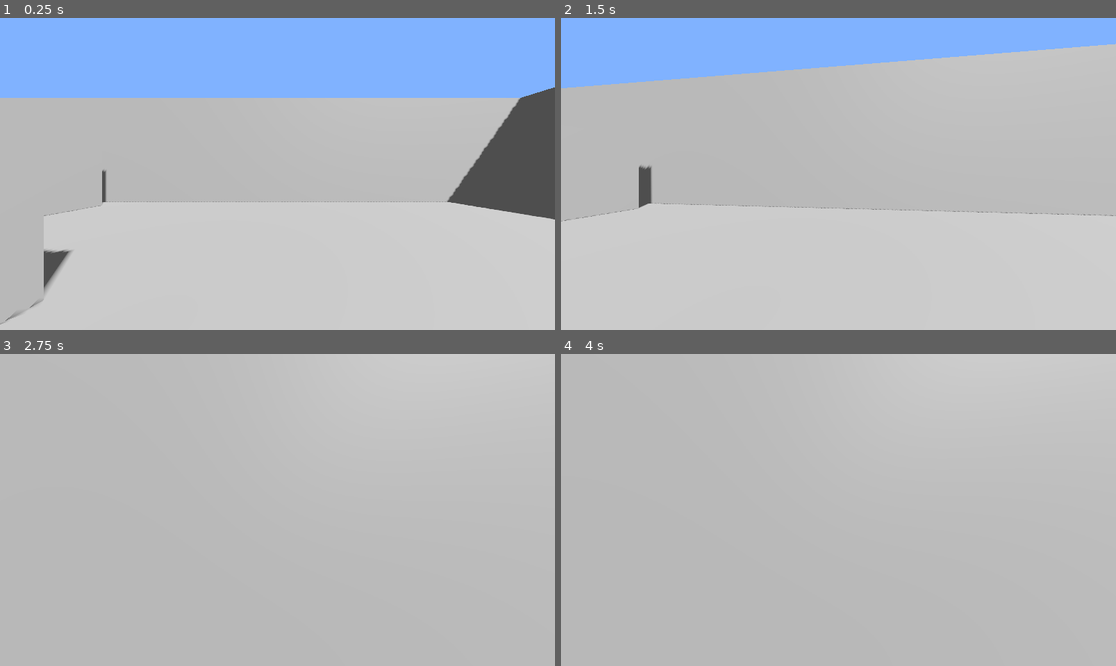
Above: before the commit, frames 1-4 (two rows, left to right).
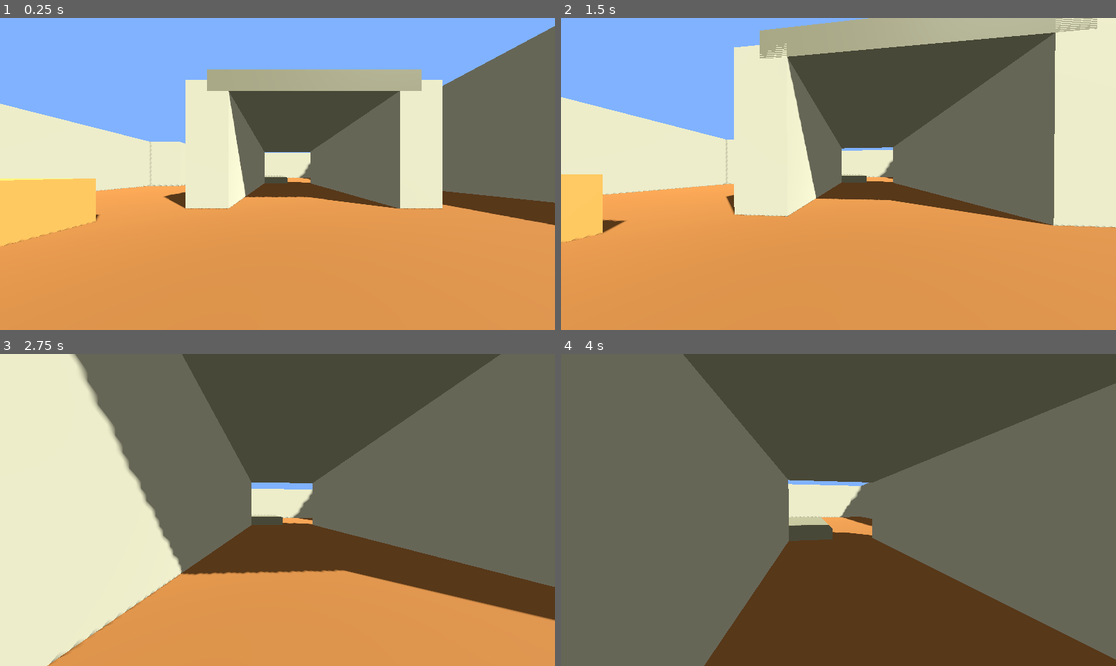
Above: after the commit, the same moments.

Repository: HassanNawazHiraj/project-fps
Game: Godot game, scene res://scenes/main_level.tscn
The game is run twice, just before and just after one commit, with the same random seed, the same clock (stepped at 60 frames per second) and the same inputs.
Inputs (mouse positions are in pixels of both pictures, inside the frame that each line leads up to):
- Up to frame 1 (0.25 s): no input
- Up to frame 2 (1.5 s): tap Enter (ui_accept) at 0.5, 0.77 s; move the mouse to (866, 174) at 0.52 s; hold Ctrl (crouch) 0.53-1.28 s; hold W (move_forward) from 0.53 s (still down); move the mouse to (810, 174) at 1.27 s; tap Shift (run) at 1.35 s
- Up to frame 3 (2.75 s): keep holding W (move_forward); tap Enter (ui_accept) at 1.52 s; move the mouse to (288, 503) at 2.02 s; hold Ctrl (crouch) from 2.03 s (still down)
- Up to frame 4 (4 s): keep holding W (move_forward); move the mouse to (832, 516) at 2.77 s; release Ctrl (crouch) at 2.78 s; tap Shift (run) at 2.85 s; tap Enter (ui_accept) at 3.02, 3.77 s; move the mouse to (877, 513) at 3.52 s; hold Ctrl (crouch) from 3.53 s (still down)

The runs differ from the first frame. In frame 1, 77% of the frame differs, in the area x 0-100%, y 2-100%; in frame 2, 93%; in frame 3, 100%; in frame 4, 100%, in the area x 0-100%, y 0-100%.

Commit message:
map complete

Diff:
--- a/scenes/main_level.tscn
+++ b/scenes/main_level.tscn
@@ -9,6 +9,27 @@
 ambient_light_color = Color(1, 1, 1, 1)
 ambient_light_energy = 0.3
 
+[sub_resource type="StandardMaterial3D" id="GroundMaterial"]
+albedo_color = Color(0.6, 0.4, 0.2, 1)
+roughness = 0.8
+
+[sub_resource type="StandardMaterial3D" id="WallMaterial"]
+albedo_color = Color(0.7, 0.7, 0.6, 1)
+roughness = 0.9
+
+[sub_resource type="StandardMaterial3D" id="PlatformMaterial"]
+albedo_color = Color(0.5, 0.5, 0.4, 1)
+roughness = 0.7
+
+[sub_resource type="StandardMaterial3D" id="CoverMaterial"]
+albedo_color = Color(0.8, 0.6, 0.3, 1)
+roughness = 0.6
+
+[sub_resource type="StandardMaterial3D" id="MetalMaterial"]
+albedo_color = Color(0.4, 0.4, 0.5, 1)
+metallic = 0.8
+roughness = 0.3
+
 [node name="MainLevel" type="Node3D"]
 
 [node name="WorldEnvironment" type="WorldEnvironment" parent="."]
@@ -19,10 +40,11 @@
 shadow_enabled = true
 
 [node name="Player" parent="." instance=ExtResource("1_k8m4x")]
-transform = Transform3D(1, 0, 0, 0, 1, 0, 0, 0, 1, 0, 2, 0)
+transform = Transform3D(1, 0, 0, 0, 1, 0, 0, 0, 1, 33.2881, 2, 12.2776)
 
 [node name="Ground" type="CSGBox3D" parent="."]
 transform = Transform3D(1, 0, 0, 0, 1, 0, 0, 0, 1, 0, -1, 0)
+material_override = SubResource("GroundMaterial")
 use_collision = true
 size = Vector3(100, 2, 100)
 
@@ -30,21 +52,25 @@
 
 [node name="OuterWallNorth" type="CSGBox3D" parent="Walls"]
 transform = Transform3D(1, 0, 0, 0, 1, 0, 0, 0, 1, 0, 5, 50)
+material_override = SubResource("WallMaterial")
 use_collision = true
 size = Vector3(100, 10, 2)
 
 [node name="OuterWallSouth" type="CSGBox3D" parent="Walls"]
 transform = Transform3D(1, 0, 0, 0, 1, 0, 0, 0, 1, 0, 5, -50)
+material_override = SubResource("WallMaterial")
 use_collision = true
 size = Vector3(100, 10, 2)
 
 [node name="OuterWallEast" type="CSGBox3D" parent="Walls"]
 transform = Transform3D(1, 0, 0, 0, 1, 0, 0, 0, 1, 50, 5, 0)
+material_override = SubResource("WallMaterial")
 use_collision = true
 size = Vector3(2, 10, 100)
 
 [node name="OuterWallWest" type="CSGBox3D" parent="Walls"]
 transform = Transform3D(1, 0, 0, 0, 1, 0, 0, 0, 1, -50, 5, 0)
+material_override = SubResource("WallMaterial")
 use_collision = true
 size = Vector3(2, 10, 100)
 
@@ -52,6 +78,7 @@
 
 [node name="ASitePlatform" type="CSGBox3D" parent="ASite"]
 transform = Transform3D(1, 0, 0, 0, 1, 0, 0, 0, 1, -25, 1, 25)
+material_override = SubResource("PlatformMaterial")
 use_collision = true
 size = Vector3(25, 2, 25)
 
@@ -59,11 +86,13 @@
 
 [node name="ABox1" type="CSGBox3D" parent="ASite/ASiteBoxes"]
 transform = Transform3D(1, 0, 0, 0, 1, 0, 0, 0, 1, -30, 2, 30)
+material_override = SubResource("CoverMaterial")
 use_collision = true
 size = Vector3(3, 2, 3)
 
 [node name="ABox2" type="CSGBox3D" parent="ASite/ASiteBoxes"]
 transform = Transform3D(1, 0, 0, 0, 1, 0, 0, 0, 1, -20, 2, 20)
+material_override = SubResource("CoverMaterial")
 use_collision = true
 size = Vector3(2, 2, 4)
 
@@ -71,50 +100,47 @@
 
 [node name="LongAWall1" type="CSGBox3D" parent="LongA"]
 transform = Transform3D(1, 0, 0, 0, 1, 0, 0, 0, 1, -40, 3, 0)
+material_override = SubResource("WallMaterial")
 use_collision = true
 size = Vector3(2, 6, 30)
 
 [node name="LongAWall2" type="CSGBox3D" parent="LongA"]
 transform = Transform3D(1, 0, 0, 0, 1, 0, 0, 0, 1, -25, 3, -15)
+material_override = SubResource("WallMaterial")
 use_collision = true
 size = Vector3(30, 6, 2)
 
 [node name="Catwalk" type="Node3D" parent="."]
 
 [node name="CatwalkPlatform" type="CSGBox3D" parent="Catwalk"]
-transform = Transform3D(1, 0, 0, 0, 1, 0, 0, 0, 1, -15, 3, 25)
-use_collision = true
-size = Vector3(8, 1, 20)
-
-[node name="CatwalkSupport1" type="CSGBox3D" parent="Catwalk"]
-transform = Transform3D(1, 0, 0, 0, 1, 0, 0, 0, 1, -19, 1.5, 30)
-use_collision = true
-size = Vector3(1, 3, 1)
+transform = Transform3D(1, 0, 0, 0, 1, 0, 0, 0, 1, 20.0251, 2.69092, 17.1815)
+material_override = SubResource("MetalMaterial")
+use_collision = true
+size = Vector3(8, 0.381836, 20)
 
 [node name="CatwalkSupport2" type="CSGBox3D" parent="Catwalk"]
-transform = Transform3D(1, 0, 0, 0, 1, 0, 0, 0, 1, -11, 1.5, 30)
-use_collision = true
-size = Vector3(1, 3, 1)
-
-[node name="CatwalkSupport3" type="CSGBox3D" parent="Catwalk"]
-transform = Transform3D(1, 0, 0, 0, 1, 0, 0, 0, 1, -19, 1.5, 20)
-use_collision = true
-size = Vector3(1, 3, 1)
+transform = Transform3D(1, 0, 0, 0, 1, 0, 0, 0, 1, 23.428, 1.34125, 22.1815)
+material_override = SubResource("MetalMaterial")
+use_collision = true
+size = Vector3(1, 2.6825, 1)
 
 [node name="CatwalkSupport4" type="CSGBox3D" parent="Catwalk"]
-transform = Transform3D(1, 0, 0, 0, 1, 0, 0, 0, 1, -11, 1.5, 20)
-use_collision = true
-size = Vector3(1, 3, 1)
+transform = Transform3D(1, 0, 0, 0, 1, 0, 0, 0, 1, 23.428, 1.32867, 12.1815)
+material_override = SubResource("MetalMaterial")
+use_collision = true
+size = Vector3(1, 2.65735, 1)
 
 [node name="Mid" type="Node3D" parent="."]
 
 [node name="MidWall1" type="CSGBox3D" parent="Mid"]
 transform = Transform3D(1, 0, 0, 0, 1, 0, 0, 0, 1, 0, 3, -10)
+material_override = SubResource("WallMaterial")
 use_collision = true
 size = Vector3(40, 6, 2)
 
 [node name="MidWall2" type="CSGBox3D" parent="Mid"]
 transform = Transform3D(1, 0, 0, 0, 1, 0, 0, 0, 1, 15, 3, 5)
+material_override = SubResource("WallMaterial")
 use_collision = true
 size = Vector3(2, 6, 30)
 
@@ -122,28 +148,27 @@
 
 [node name="MidBox1" type="CSGBox3D" parent="Mid/MidBoxes"]
 transform = Transform3D(1, 0, 0, 0, 1, 0, 0, 0, 1, -5, 1, 0)
+material_override = SubResource("CoverMaterial")
 use_collision = true
 size = Vector3(4, 2, 4)
 
 [node name="MidBox2" type="CSGBox3D" parent="Mid/MidBoxes"]
-transform = Transform3D(1, 0, 0, 0, 1, 0, 0, 0, 1, 5, 1, 5)
-use_collision = true
-size = Vector3(3, 2, 3)
+transform = Transform3D(1, 0, 0, 0, 1, 0, 0, 0, 1, 25.5998, 0.736572, 8.47319)
+material_override = SubResource("CoverMaterial")
+use_collision = true
+size = Vector3(3, 1.47314, 3)
 
 [node name="BSite" type="Node3D" parent="."]
 
 [node name="BSitePlatform" type="CSGBox3D" parent="BSite"]
 transform = Transform3D(1, 0, 0, 0, 1, 0, 0, 0, 1, 25, 0.5, -25)
+material_override = SubResource("PlatformMaterial")
 use_collision = true
 size = Vector3(20, 1, 20)
-
-[node name="BSiteWall1" type="CSGBox3D" parent="BSite"]
-transform = Transform3D(1, 0, 0, 0, 1, 0, 0, 0, 1, 35, 3, -15)
-use_collision = true
-size = Vector3(2, 6, 20)
 
 [node name="BSiteWall2" type="CSGBox3D" parent="BSite"]
 transform = Transform3D(1, 0, 0, 0, 1, 0, 0, 0, 1, 25, 3, -35)
+material_override = SubResource("WallMaterial")
 use_collision = true
 size = Vector3(20, 6, 2)
 
@@ -151,76 +176,52 @@
 
 [node name="BTunnelWall1" type="CSGBox3D" parent="BTunnels"]
 transform = Transform3D(1, 0, 0, 0, 1, 0, 0, 0, 1, 30, 3, -5)
+material_override = SubResource("WallMaterial")
 use_collision = true
 size = Vector3(2, 6, 20)
 
 [node name="BTunnelWall2" type="CSGBox3D" parent="BTunnels"]
 transform = Transform3D(1, 0, 0, 0, 1, 0, 0, 0, 1, 40, 3, -5)
+material_override = SubResource("WallMaterial")
 use_collision = true
 size = Vector3(2, 6, 20)
 
 [node name="BTunnelCeiling" type="CSGBox3D" parent="BTunnels"]
 transform = Transform3D(1, 0, 0, 0, 1, 0, 0, 0, 1, 35, 6, -5)
+material_override = SubResource("PlatformMaterial")
 use_collision = true
 size = Vector3(10, 1, 20)
 
 [node name="UpperTunnels" type="Node3D" parent="."]
 
 [node name="UpperTunnelPlatform" type="CSGBox3D" parent="UpperTunnels"]
-transform = Transform3D(1, 0, 0, 0, 1, 0, 0, 0, 1, 10, 4, -20)
+transform = Transform3D(1, 0, 0, 0, 1, 0, 0, 0, 1, -37.5689, 0.0700674, -21.1744)
+material_override = SubResource("PlatformMaterial")
 use_collision = true
 size = Vector3(15, 1, 10)
 
 [node name="UpperTunnelWall1" type="CSGBox3D" parent="UpperTunnels"]
-transform = Transform3D(1, 0, 0, 0, 1, 0, 0, 0, 1, 2.5, 6, -20)
+transform = Transform3D(1, 0, 0, 0, 1, 0, 0, 0, 1, -45.0689, 2.07007, -21.1744)
+material_override = SubResource("WallMaterial")
 use_collision = true
 size = Vector3(1, 4, 10)
 
 [node name="UpperTunnelWall2" type="CSGBox3D" parent="UpperTunnels"]
-transform = Transform3D(1, 0, 0, 0, 1, 0, 0, 0, 1, 17.5, 6, -20)
+transform = Transform3D(1, 0, 0, 0, 1, 0, 0, 0, 1, -30.0689, 2.07007, -21.1744)
+material_override = SubResource("WallMaterial")
 use_collision = true
 size = Vector3(1, 4, 10)
 
 [node name="ConnectingPaths" type="Node3D" parent="."]
 
-[node name="Path1" type="CSGBox3D" parent="ConnectingPaths"]
-transform = Transform3D(1, 0, 0, 0, 1, 0, 0, 0, 1, -10, 0.2, 10)
-use_collision = true
-size = Vector3(20, 0.4, 4)
-
-[node name="Path2" type="CSGBox3D" parent="ConnectingPaths"]
-transform = Transform3D(1, 0, 0, 0, 1, 0, 0, 0, 1, 20, 0.2, 10)
-use_collision = true
-size = Vector3(15, 0.4, 4)
-
 [node name="Ramps" type="Node3D" parent="."]
 
-[node name="RampToA" type="CSGBox3D" parent="Ramps"]
-transform = Transform3D(0.866025, 0.25, 0, -0.25, 0.866025, 0, 0, 0, 1, -20, 1.5, 15)
-use_collision = true
-size = Vector3(8, 1, 4)
-
 [node name="RampToB" type="CSGBox3D" parent="Ramps"]
-transform = Transform3D(0.866025, -0.25, 0, 0.25, 0.866025, 0, 0, 0, 1, 20, 2, -15)
-use_collision = true
-size = Vector3(10, 1, 4)
+transform = Transform3D(0.866025, -0.25, 0, 0.25, 0.866025, 0, 0, 0, 1, 22.2462, 2.64843, -15)
+use_collision = true
+size = Vector3(15.1874, 1, 4)
 
 [node name="Cover" type="Node3D" parent="."]
-
-[node name="Cover1" type="CSGBox3D" parent="Cover"]
-transform = Transform3D(1, 0, 0, 0, 1, 0, 0, 0, 1, -10, 1.5, -5)
-use_collision = true
-size = Vector3(2, 3, 6)
-
-[node name="Cover2" type="CSGBox3D" parent="Cover"]
-transform = Transform3D(1, 0, 0, 0, 1, 0, 0, 0, 1, 10, 1.5, 15)
-use_collision = true
-size = Vector3(4, 3, 2)
-
-[node name="Cover3" type="CSGBox3D" parent="Cover"]
-transform = Transform3D(1, 0, 0, 0, 1, 0, 0, 0, 1, 0, 1.5, 20)
-use_collision = true
-size = Vector3(6, 3, 2)
 
 [node name="Doorways" type="Node3D" parent="."]
 
--- a/scenes/player.tscn
+++ b/scenes/player.tscn
@@ -17,12 +17,11 @@
 shape = SubResource("CapsuleShape3D_1")
 
 [node name="MeshInstance3D" type="MeshInstance3D" parent="."]
+visible = false
 mesh = SubResource("CapsuleMesh_1")
-visible = false
 
 [node name="CameraPivot" type="Node3D" parent="."]
 transform = Transform3D(1, 0, 0, 0, 1, 0, 0, 0, 1, 0, 0.6, 0)
 
 [node name="Camera3D" type="Camera3D" parent="CameraPivot"]
-transform = Transform3D(1, 0, 0, 0, 1, 0, 0, 0, 1, 0, 0, 0)
 fov = 90.0
--- a/scripts/player.gd
+++ b/scripts/player.gd
@@ -6,9 +6,9 @@
 const CROUCH_SPEED = 2.5
 const JUMP_VELOCITY = 10.0
 const AIR_ACCELERATION = 2.0
-const GROUND_ACCELERATION = 20.0
-const GROUND_FRICTION = 15.0
-const AIR_FRICTION = 0.5
+const GROUND_ACCELERATION = 40.0
+const GROUND_FRICTION = 35.0
+const AIR_FRICTION = 1.5
 const MAX_SPEED = 10.0
 
 # Mouse sensitivity
@@ -108,14 +108,30 @@
 				acceleration_speed = add_speed
 
 			velocity += wish_dir * acceleration_speed
+
+		# Cap horizontal speed to prevent speed bug when rotating
+		var horizontal_velocity = Vector3(velocity.x, 0, velocity.z)
+		if horizontal_velocity.length() > speed:
+			horizontal_velocity = horizontal_velocity.normalized() * speed
+			velocity.x = horizontal_velocity.x
+			velocity.z = horizontal_velocity.z
 	else:
-		# Apply stronger friction when no input for tighter control
+		# Apply much stronger friction when no input for tighter control
 		var horizontal_velocity = Vector3(velocity.x, 0, velocity.z)
 		var friction_force = GROUND_FRICTION * delta
 
-		if horizontal_velocity.length() > friction_force:
+		# Apply friction more aggressively
+		if horizontal_velocity.length() > 0.1:  # Small threshold for stopping
 			var friction_direction = -horizontal_velocity.normalized()
-			velocity += friction_direction * friction_force
+			var new_velocity = horizontal_velocity + friction_direction * friction_force
+
+			# If friction would overshoot, just stop
+			if new_velocity.dot(horizontal_velocity) <= 0:
+				velocity.x = 0
+				velocity.z = 0
+			else:
+				velocity.x = new_velocity.x
+				velocity.z = new_velocity.z
 		else:
 			# Stop completely if velocity is very small
 			velocity.x = 0
Not shown: 1 places in scenes/main_level.tscn that only renumber resources
Not shown: 1 places in scenes/player.tscn that only renumber resources
